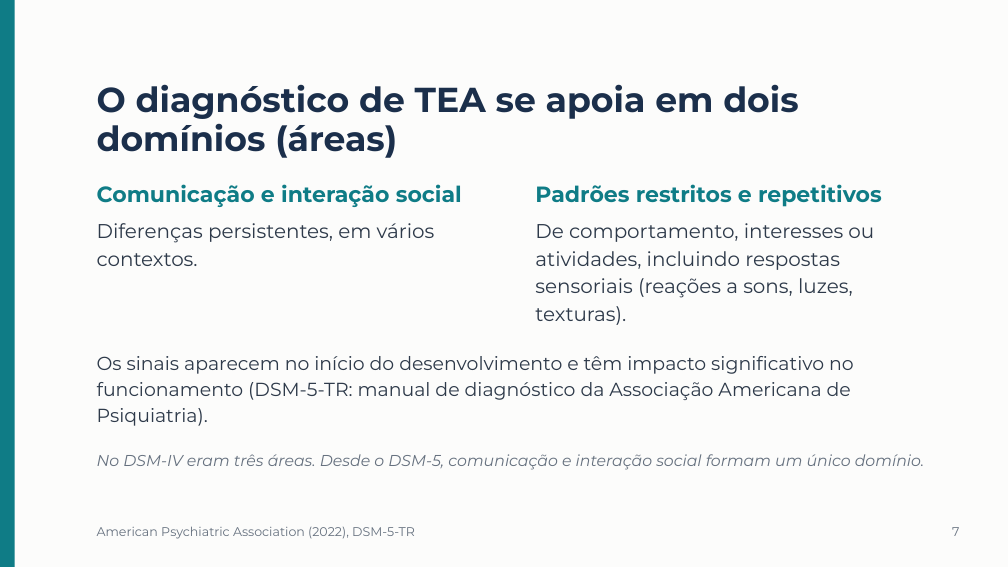
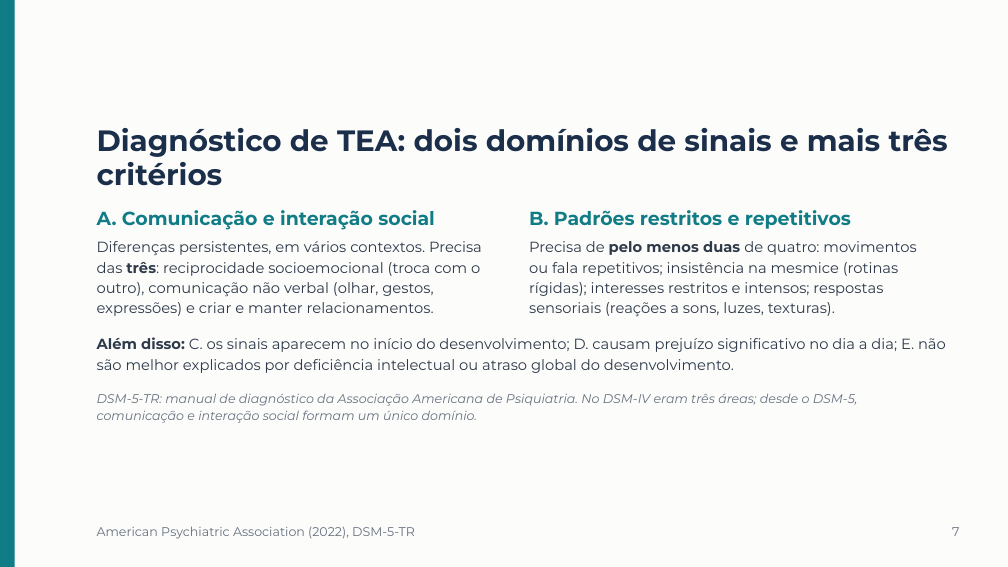
Before and after one commit to betinabinatti/CORE_WORKSHOP_ABA_TEA.md, a slide deck: slide 7 of workshop-aba-tea-lacc/apresentacao/Apresentacao_Workshop_ABA_TEA.pptx. Drawn at 1008x567 pixels with LibreOffice and Linux fonts; fonts in the diff are those of the drawing. Boxes give left, top, right and bottom in pixels: in the first picture for what was removed or moved away, otherwise in the second. Text is boxed around its words. In the diff, an @@ line names an element or a change of style, - is before the commit and + after.

```diff
--- a/workshop-aba-tea-lacc/apresentacao/Apresentacao_Workshop_ABA_TEA.pptx
+++ b/workshop-aba-tea-lacc/apresentacao/Apresentacao_Workshop_ABA_TEA.pptx
@@ text at (97, 128, 948, 186): text changed; size 33 to 28 pt @@
-O diagnóstico de TEA se apoia em dois domínios (áreas)
+Diagnóstico de TEA: dois domínios de sinais e mais três critérios
@@ text at (97, 210, 435, 230): text changed; size 21 to 18 pt @@
-Comunicação e interação social
+A. Comunicação e interação social
@@ text at (529, 210, 851, 229): text changed; size 21 to 18 pt @@
-Padrões restritos e repetitivos
+B. Padrões restritos e repetitivos
@@ text at (97, 241, 482, 316): text changed; size 19 to 14 pt @@
-Diferenças persistentes, em vários contextos.
+Diferenças persistentes, em vários contextos. Precisa das três: reciprocidade socioemocional (troca com o outro), comunicação não verbal (olhar, gestos, expressões) e criar e manter relacionamentos.
@@ text at (529, 241, 916, 316): text changed; size 19 to 14 pt @@
-De comportamento, interesses ou atividades, incluindo respostas sensoriais (reações a sons, luzes, texturas).
+Precisa de pelo menos duas de quatro: movimentos ou fala repetitivos; insistência na mesmice (rotinas rígidas); interesses restritos e intensos; respostas sensoriais (reações a sons, luzes, texturas).
@@ text at (97, 337, 946, 373): text changed; size 18 to 14 pt @@
-Os sinais aparecem no início do desenvolvimento e têm impacto significativo no funcionamento (DSM-5-TR: manual de diagnóstico da Associação Americana de Psiquiatria).
+Além disso: C. os sinais aparecem no início do desenvolvimento; D. causam prejuízo significativo no dia a dia; E. não são melhor explicados por deficiência intelectual ou atraso global do desenvolvimento.
@@ text at (97, 393, 858, 423): text changed; size 15 to 12 pt @@
-No DSM-IV eram três áreas. Desde o DSM-5, comunicação e interação social formam um único domínio.
+DSM-5-TR: manual de diagnóstico da Associação Americana de Psiquiatria. No DSM-IV eram três áreas; desde o DSM-5, comunicação e interação social formam um único domínio.
```
Also in this commit, not shown: 3 other files.
